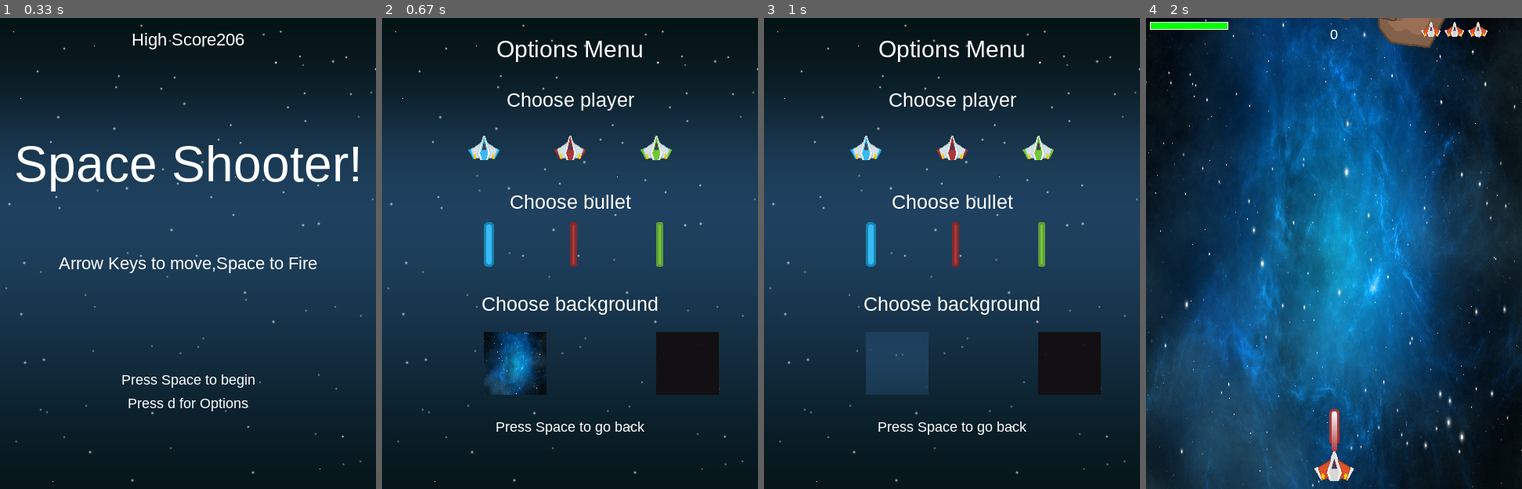
Above: before the commit, frames 1-4 (left to right).
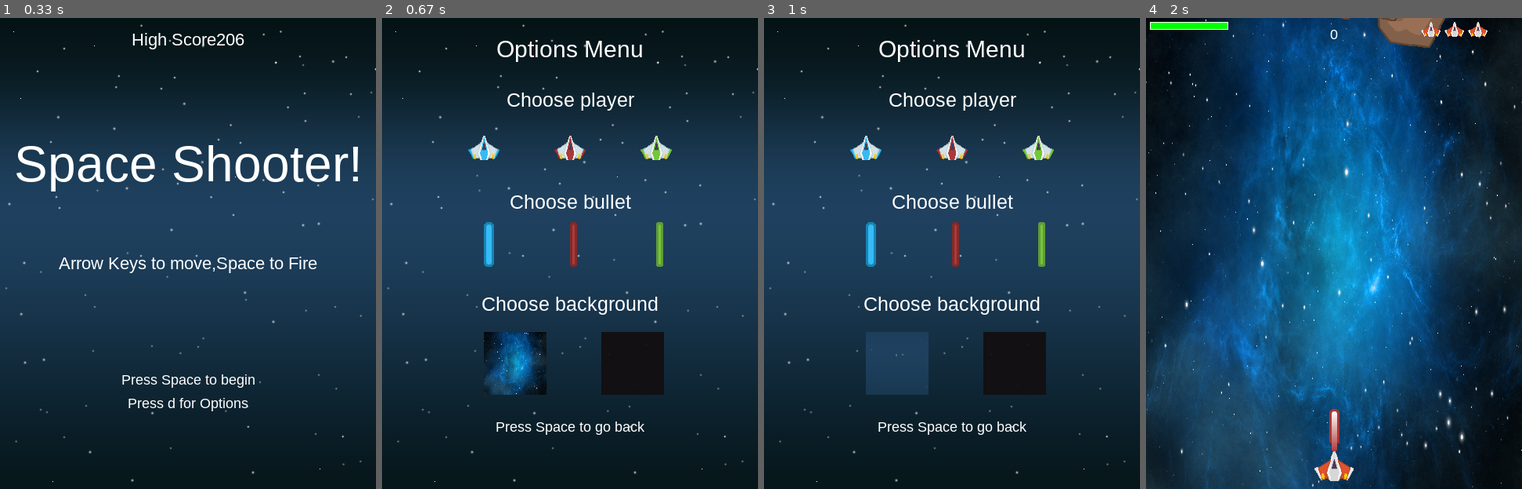
Above: after the commit, the same moments.

Repository: Jatzj7/PygameShmup
Game: pygame game, started from Spaceshoot Github/shoot.py
The game is run twice, just before and just after one commit, with the same random seed, the same clock (stepped at 60 frames per second) and the same inputs.
Inputs (mouse positions are in pixels of both pictures, inside the frame that each line leads up to):
- Up to frame 1 (0.33 s): no input
- Up to frame 2 (0.67 s): tap D at 0.33 s
- Up to frame 3 (1 s): click (888, 366) at 0.72 s
- Up to frame 4 (2 s): click (1236, 399) at 1.05 s; tap Space at 1.4, 1.7, 1.97 s; click (1288, 220) at 1.42 s; click (1473, 413) at 1.98 s

Frame 1 is identical in both runs. In frame 2, 3.9% of the frame differs, in the area x 58-90%, y 66-80%; in frame 3, 3.9%; in frame 4, nothing differs.

Commit message:
New Changes
The background in options menu is aligned and the player life graphics changes with the model u select.
Stay tuned for more updates on the game

Diff:
--- a/Spaceshoot Github/shoot.py
+++ b/Spaceshoot Github/shoot.py
@@ -2,7 +2,7 @@
 #Assets from -Kenny  (Credit "Kenney.nl" or "www.kenney.nl")
 #Added feature - Options Menu
 # added feature - Life Powerup
-
+# made by Jatin Jain
 import pygame
 import time
 import random
@@ -119,7 +119,7 @@
     screen.blit(bullet_img_3, (game_width/2, 260))
     screen.blit(bullet_img_4, (game_width/2+110, 260))
     draw_text(screen,"Choose background",25,game_width/2,350)
-    screen.blit(background_options_2, (game_width/2+110, 400))
+    screen.blit(background_options_2, (game_width/2+40, 400))
     screen.blit(background_options_3, (game_width/2-110, 400))
     pygame.display.flip()
 
@@ -133,7 +133,7 @@
         button(game_width/2, 260, 13, 57,bullet_img_3, 'bullet_img_3')
         button(game_width/2+110, 260, 13, 57,bullet_img_4, 'bullet_img_4')
 
-        button(game_width/2+110, 400, 80, 80,background_options_2, 'background_2')
+        button(game_width/2+40, 400, 80, 80,background_options_2, 'background_2')
         button(game_width/2-110, 400, 80, 80, background_options_3, 'background_3')
         clock.tick(fps)
         for event in pygame.event.get():
@@ -384,14 +384,7 @@
 player_life_img_4 = pygame.transform.scale(player_img_4, (25, 19))
 player_life_img_4.set_colorkey(black)
 
-# if player_lifetype == 0:
-#     player_img = player_img
-# if player_lifetype == 1:
-#     player_img = player_img_2
-# if player_lifetype == 2:
-#     player_img = player_img_3
-# if player_lifetype == 3:
-#     player_img = player_img_4
+
 
 bullet_img = pygame.image.load(os.path.join(img_path,"laserRed16.png")).convert()
 bullet_img.set_colorkey(black)
@@ -418,6 +411,8 @@
 
 background_options_overlay = pygame.image.load(os.path.join(img_path, "Background_Options.png")).convert()
 background_options_overlay = pygame.transform.scale(background_options, (80, 80))
+
+
 
 meteor_shower =[]
 meteor_list =['meteorBrown_big3.png','meteorBrown_med1.png',
@@ -433,6 +428,7 @@
 powerup_img['shield'] =pygame.image.load(os.path.join(img_path,'shield_gold.png')).convert()
 powerup_img['gun'] =pygame.image.load(os.path.join(img_path,'bolt_gold.png')).convert()
 powerup_img['life'] = player_life_img
+
 for i in range(9):
     filename = 'regularExplosion0{}.png'.format(i)
     img =pygame.image.load(os.path.join(img_path,filename)).convert()
@@ -525,6 +521,14 @@
             game_over =True
 
     #Checking Poweups hitting the player
+    if player_lifetype == 0:
+        powerup_img['life'] = player_life_img
+    if player_lifetype == 1:
+        powerup_img['life'] = player_life_img_2
+    if player_lifetype == 2:
+        powerup_img['life'] = player_life_img_3
+    if player_lifetype == 3:
+        powerup_img['life'] = player_life_img_4
     hit_powerup =pygame.sprite.spritecollide(player,powerups,True)
     for hit in hit_powerup:
         if hit.type =='shield':
@@ -539,7 +543,14 @@
                 player.lives = 4
 
         #Draw
-
+    if player_lifetype == 0:
+        player_life_img = player_life_img
+    if player_lifetype == 1:
+        player_life_img = player_life_img_2
+    if player_lifetype == 2:
+        player_life_img = player_life_img_3
+    if player_lifetype == 3:
+        player_life_img = player_life_img_4
     screen.fill(black)
     if background_type ==0:
         screen.blit(background,background_rect)
